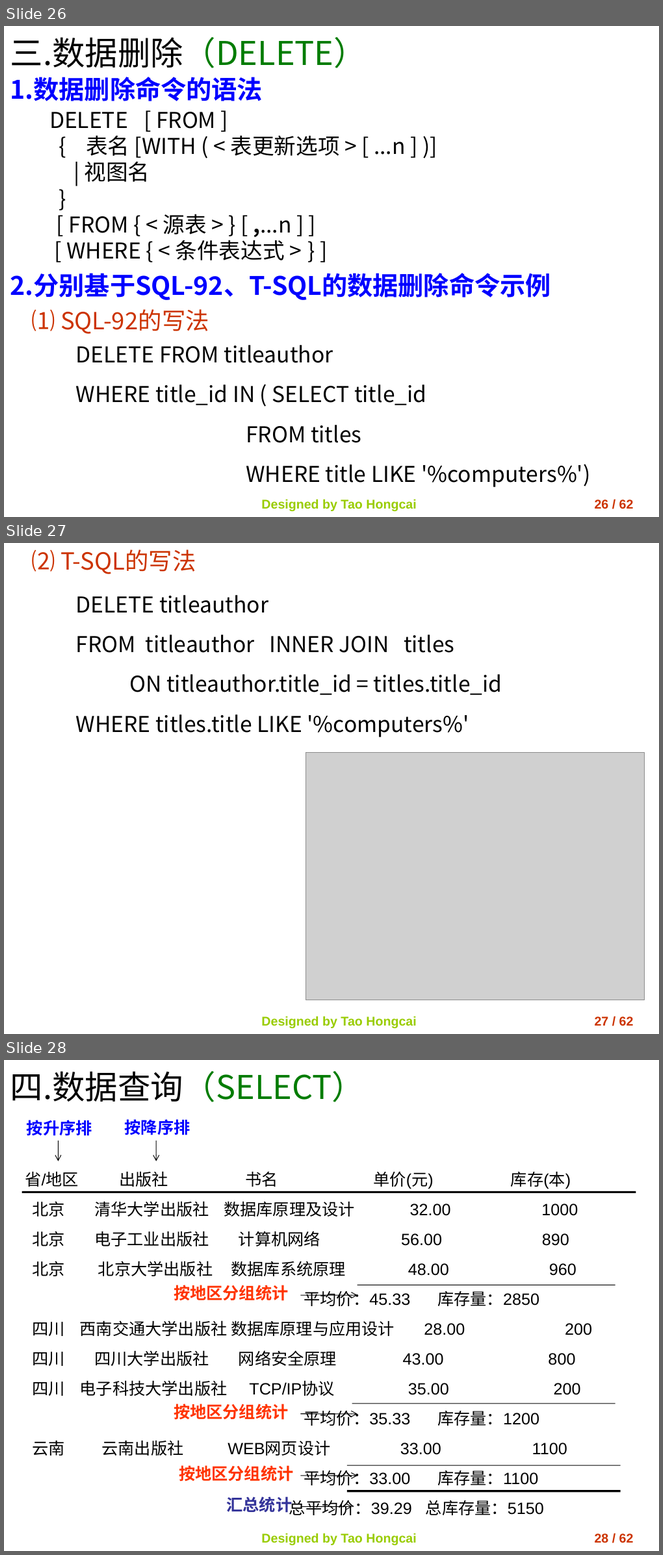
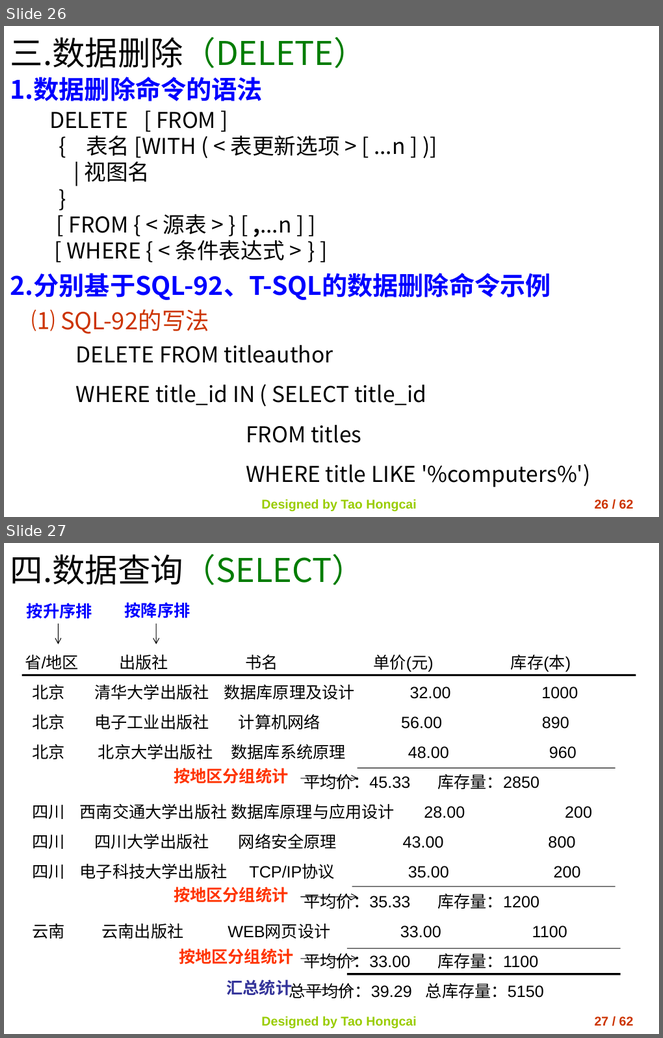
Before and after one commit to Zhangyucong0210/UML_DataBase, a slide deck: PPT/2.3SQL查询语言.ppt. Shown one above the other, each under a label of ours: slides 26, 27 and 28 before the commit, slides 26 and 27 after it. The pictures are 663x1555 and 663x1038 pixels, drawn with LibreOffice and Linux fonts; fonts in the diff are those of the drawing; grey boxes stand for pictures; background and template pictures are left out. Boxes give left, top, right and bottom in pixels: in the first picture for what was removed or moved away, otherwise in the second. Text is boxed around its words. In the diff, an @@ line names an element or a change of style, - is before the commit and + after.

```diff
--- a/PPT/2.3SQL查询语言.ppt
+++ b/PPT/2.3SQL查询语言.ppt
@@ slide 27 removed at (x1=4, y1=543, x2=659, y2=1034), background picture (left out) @@
@@ text removed at (x1=31, y1=549, x2=196, y2=574) @@
-⑵ T-SQL的写法
@@ text removed at (x1=76, y1=595, x2=503, y2=737) @@
-DELETE titleauthor
-FROM titleauthor INNER JOIN titles
-ON titleauthor.title_id = titles.title_id
-WHERE titles.title LIKE '%computers%'
@@ picture removed at (x1=306, y1=753, x2=645, y2=1001) @@
@@ text removed at (x1=261, y1=1016, x2=416, y2=1029) @@
-Designed by Tao Hongcai
@@ page number removed at (x1=595, y1=1017, x2=634, y2=1027) @@
-27 / 62
@@ what was slide 28 is now slide 27 @@
@@ page number at (x1=595, y1=1017, x2=634, y2=1027): text changed @@
-28 / 62
+27 / 62
```
Also in this commit, not shown: 21 other slides removed, 31 other files.
